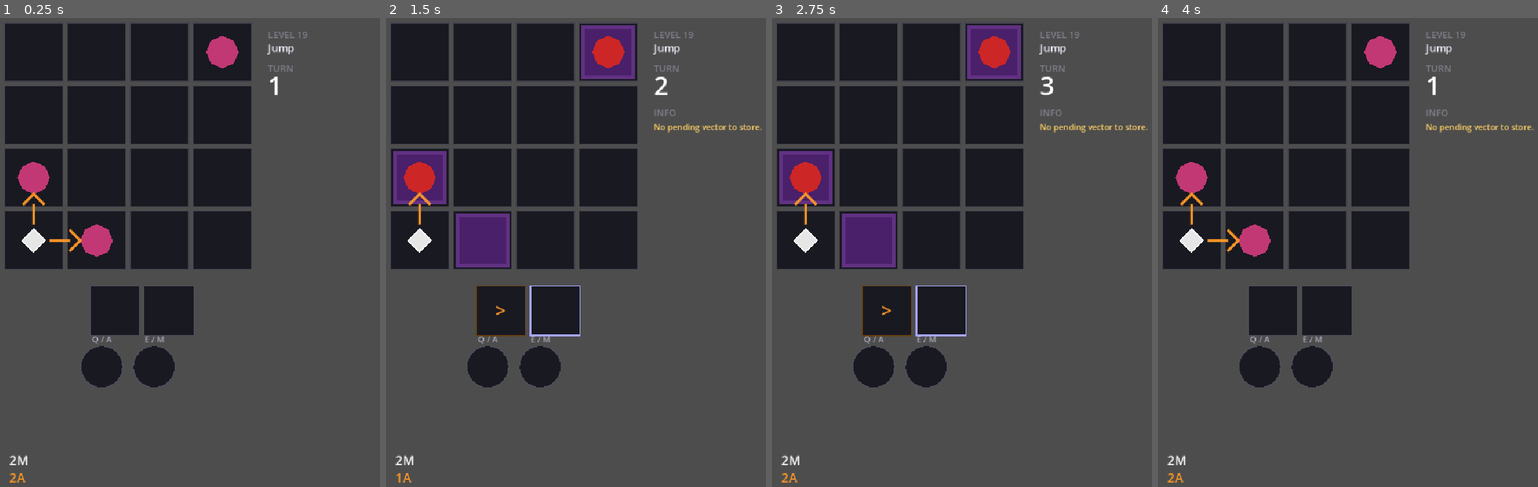
Above: before the commit, frames 1-4 (left to right).
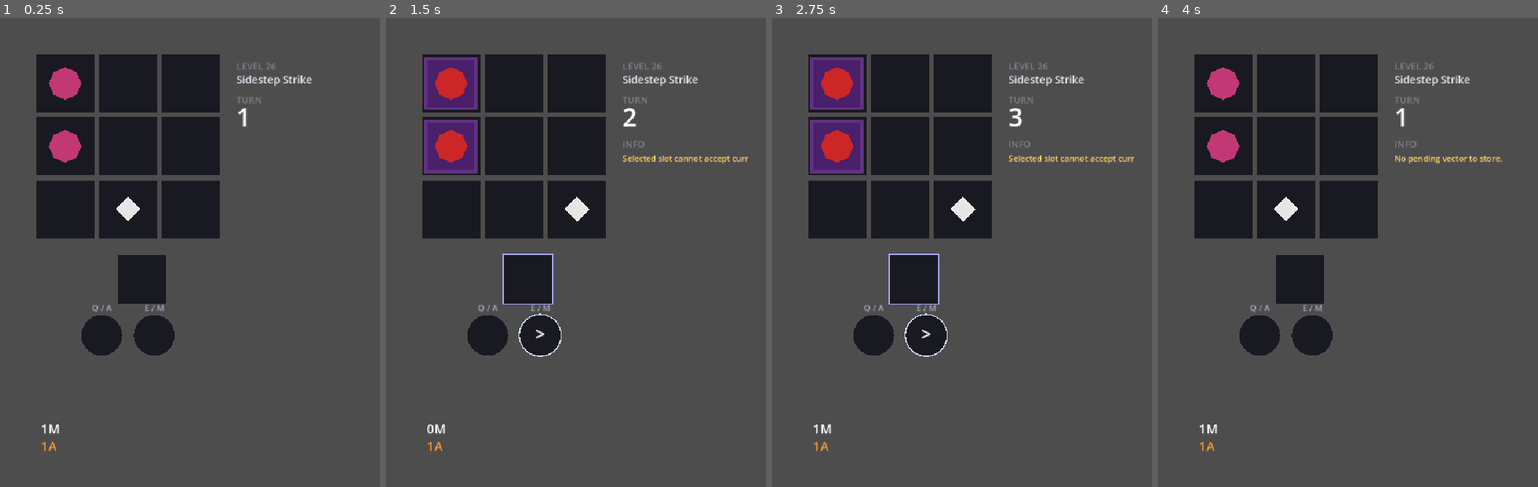
Above: after the commit, the same moments.

Repository: Periodev/DIR
Game: Godot game, scene res://main.tscn
Two runs of this game, one before a commit and one after it. Both use one fixed random seed, a clock stepped at 60 frames per second and the inputs below.
Inputs:
- Up to frame 1 (0.25 s): no input
- Up to frame 2 (1.5 s): tap Enter at 0.5 s; hold Right 0.53-1.28 s; tap 1 at 0.6 s; tap Space at 0.77, 1.25 s; hold Down from 1.28 s (still down); tap 2 at 1.35 s
- Up to frame 3 (2.75 s): tap Space at 1.52 s; tap Enter at 2 s; release Down at 2.03 s; hold Right from 2.03 s (still down); tap 3 at 2.1 s
- Up to frame 4 (4 s): tap Space at 2.75, 3.02, 3.77 s; release Right at 2.78 s; hold Up 2.78-3.53 s; tap 4 at 2.85 s; tap Enter at 3.5 s; hold Left from 3.53 s (still down); tap R at 3.6 s

The runs differ from the first frame. In frame 1, 24% of the frame differs, in the area x 1-82%, y 1-100%; in frame 2, 28%, in the area x 1-99%, y 1-100%; in frame 3, 28%; in frame 4, 24%.

Commit message:
Add zone 4 LMA pursuit levels

Diff:
--- a/godot_project/scripts/LevelConstants.gd
+++ b/godot_project/scripts/LevelConstants.gd
@@ -4,8 +4,9 @@
 const Zone1 = preload("res://scripts/LevelConstants_Zone1.gd")
 const Zone2 = preload("res://scripts/LevelConstants_Zone2.gd")
 const Zone3 = preload("res://scripts/LevelConstants_Zone3.gd")
+const Zone4 = preload("res://scripts/LevelConstants_Zone4.gd")
 
-const DEFAULT_LOAD_ZONE: int = 3
+const DEFAULT_LOAD_ZONE: int = 4
 
 
 static func first_level() -> Dictionary:
@@ -27,7 +28,7 @@
 static func all_levels() -> Array:
 	var result: Array = []
 	var next_id: int = 1
-	for source_levels: Array in [Zone1.LEVELS, Zone2.LEVELS, Zone3.LEVELS]:
+	for source_levels: Array in [Zone1.LEVELS, Zone2.LEVELS, Zone3.LEVELS, Zone4.LEVELS]:
 		for source_level: Dictionary in source_levels:
 			var level: Dictionary = source_level.duplicate(true)
 			level["id"] = next_id
--- /dev/null
+++ b/godot_project/scripts/LevelConstants_Zone4.gd
@@ -0,0 +1,67 @@
+class_name LevelConstantsZone4
+extends RefCounted
+
+# Zone 4 levels.
+# Purpose:
+# - Reset local complexity after the Zone 3 two-slot peak.
+# - Introduce `LMA` as the new focus skill.
+# - Current working name for `LMA`: `Sidestep Strike`.
+
+const LEVELS := [
+	{
+		"zone": 4,
+		"index": 1,
+		"code": "4-1",
+		"title": "Sidestep Strike",
+		"object_map": """
+E..
+E..
+.@.
+""",
+		"direction_map": "",
+		"move_limit": 1,
+		"attack_limit": 1,
+		"unlocked_slot_count": 1,
+		"kill_recovery_enabled": false,
+		"allowed_skill_types": ["LMA"],
+		# MU AL SRU
+	},
+
+	{
+		"zone": 4,
+		"index": 2,
+		"code": "4-2",
+		"title": "Turn Pursuit",
+		"object_map": """
+..E
+E..
+.@.
+""",
+		"direction_map": "",
+		"move_limit": 1,
+		"attack_limit": 1,
+		"unlocked_slot_count": 1,
+		"kill_recovery_enabled": false,
+		"allowed_skill_types": ["LMA"],
+		# MU AL SRR
+	},
+
+	{
+		"zone": 4,
+		"index": 3,
+		"code": "4-3",
+		"title": "Corner Pursuit",
+		"object_map": """
+E..
+...
+.@E
+""",
+		"direction_map": "",
+		"move_limit": 1,
+		"attack_limit": 1,
+		"unlocked_slot_count": 1,
+		"kill_recovery_enabled": false,
+		"allowed_skill_types": ["LMA"],
+		# AR MU SRU
+	},
+]
Not shown, added: godot_project/tools/solver_outputs/solve_4-1.txt
Not shown, added: godot_project/tools/solver_outputs/solve_4-2.txt
Not shown, added: godot_project/tools/solver_outputs/solve_4-3.txt
Not shown, changed: godot_project/tools/solver_outputs/solve_all_levels.tsv
Not shown, changed: godot_project/tools/solver_outputs/solve_all_levels.txt
Not shown, added: godot_project/ZONE4_TEMPLATE.md
Not shown, changed: godot_project/tools/solver_outputs/solve_all_levels.md
